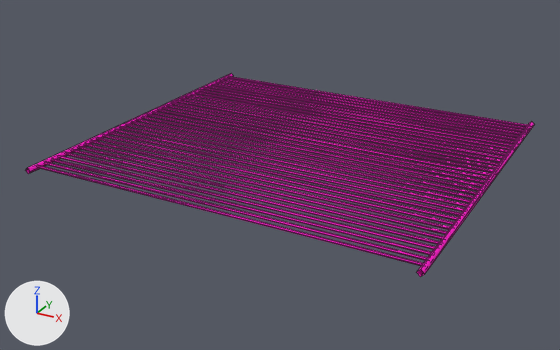
Before and after pictures for a commit that changed the OBJ model doc/source/static/example_3d/meshes_obj/échelle_inf_public_accessible_tri.obj.
Rendered twice from a camera (50 mm lens) standing at (164.5, 1.68, 142.64) and looking at (158.93, 11.81, 137.57). Lighting does not change. The marker at lower left points along +X, +Y and +Z. Mesh edges are drawn as thin lines. Where no turn or scale is listed for an object, it has been applied to the vertices.

In view in the first picture: 'échelle_inf_public_accessible_tri_0'.
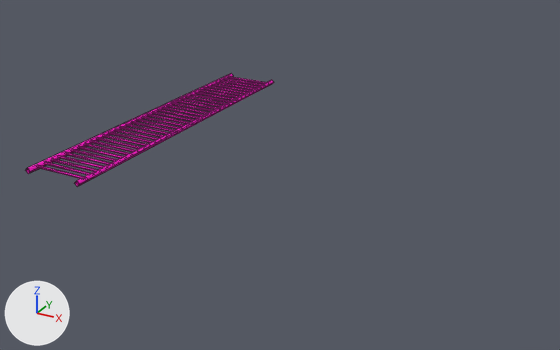
The newer file is also turned or shifted as a whole; pictures and numbers use the older file's frame.

The edits, one by one:
me_échelle_inf_public_accessible_tri_0 has 312 vertices, 312 faces and spans x 155.97..162.24, y 9.25..15.0, z 137.96..138.06.
me_échelle_inf_public_accessible_tri_0 is used by ob_échelle_inf_public_accessible_tri_0; location (0.0, 0.0, 0.0).
me_échelle_inf_public_accessible_tri_0 part 1: the loose piece of 8 vertices spanning x 162.14..162.24, y 9.25..15.0, z 137.96..138.06 is moved by (-5.2, 0.0, 0.0).
me_échelle_inf_public_accessible_tri_0 part 2: all 148 vertices in x 162.19, y 9.43..14.88, z 137.98..138.03 are moved by (-5.2, 0.0, 0.0).

Where the change shows, as pixel boxes (x1, y1, x2, y2) in the pictures (560 x 350 px; the box of a moved part takes in the faces that stretch with it):
'échelle_inf_public_accessible_tri_0', reshaped (51% narrower, 44% shorter): before (26, 73, 534, 277); after (26, 73, 274, 187)
part 1 of me_échelle_inf_public_accessible_tri_0, moved or reshaped: before (417, 122, 534, 277); after (75, 80, 274, 187)
part 2 of me_échelle_inf_public_accessible_tri_0, moved or reshaped: before (39, 78, 528, 266); after (39, 78, 266, 179)
